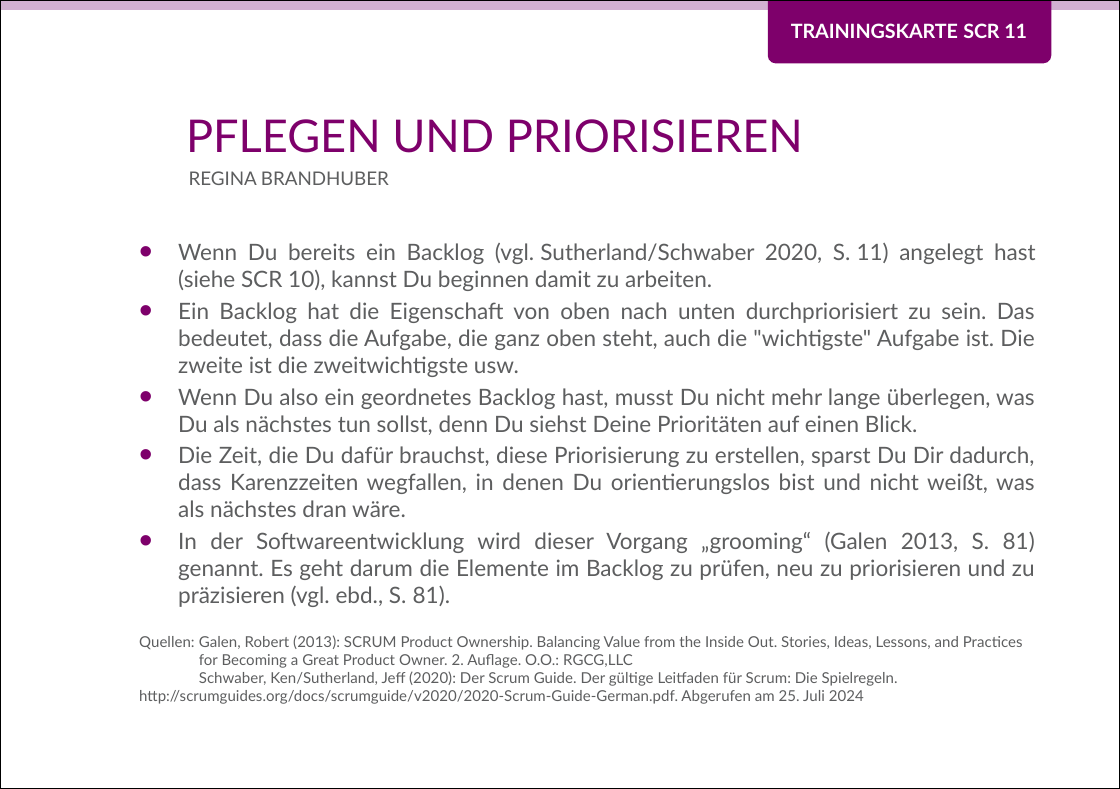
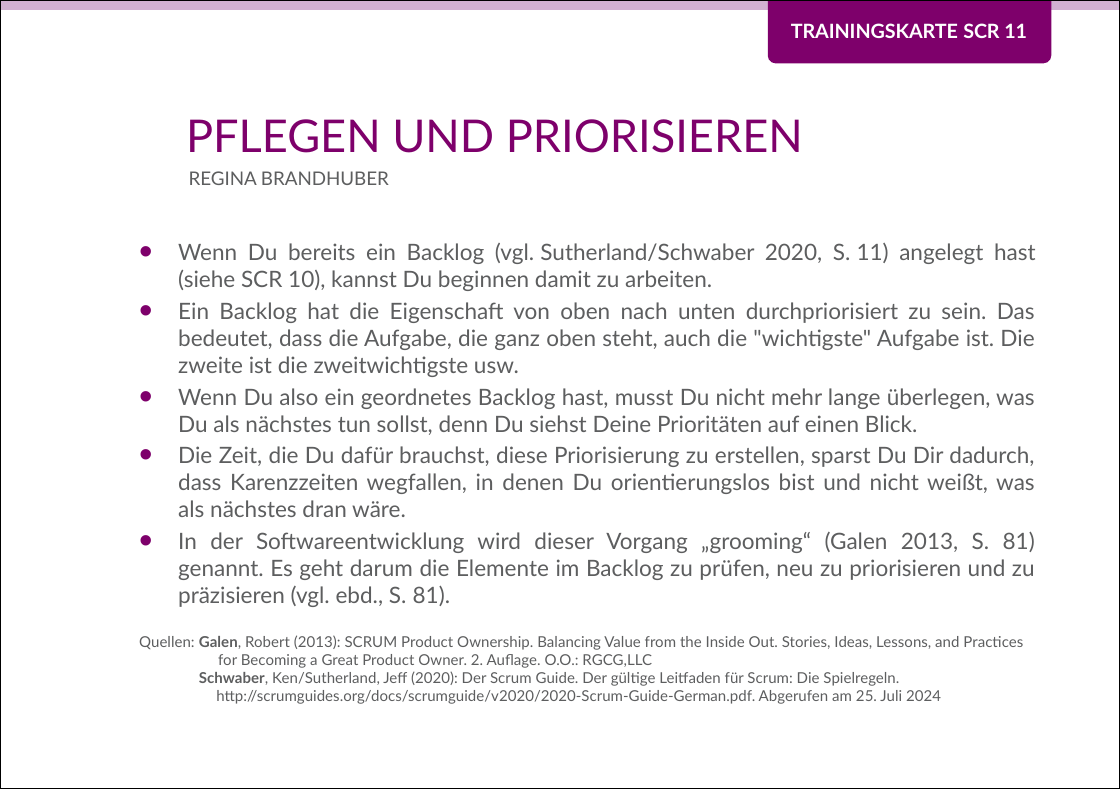
Before and after one commit to Teamtool/training-materials, a slide deck: slide 1 of training-cards/music moves/Scrum (SCR)/ger/apprentice/ger_SCR_11_Priorisieren_und_Pflegen_MM_A.pptx. Drawn at 1120x789 pixels with LibreOffice and Linux fonts; fonts in the diff are those of the drawing; background and template pictures are left out. Boxes give left, top, right and bottom in pixels: in the first picture for what was removed or moved away, otherwise in the second. Text is boxed around its words. In the diff, an @@ line names an element or a change of style, - is before the commit and + after.

```diff
--- a/training-cards/music moves/Scrum (SCR)/ger/apprentice/ger_SCR_11_Priorisieren_und_Pflegen_MM_A.pptx
+++ b/training-cards/music moves/Scrum (SCR)/ger/apprentice/ger_SCR_11_Priorisieren_und_Pflegen_MM_A.pptx
@@ text at (x1=139, y1=635, x2=1023, y2=704): bold on in "Galen, Schwaber," @@
```
Also in this commit, not shown: 7 other files.
